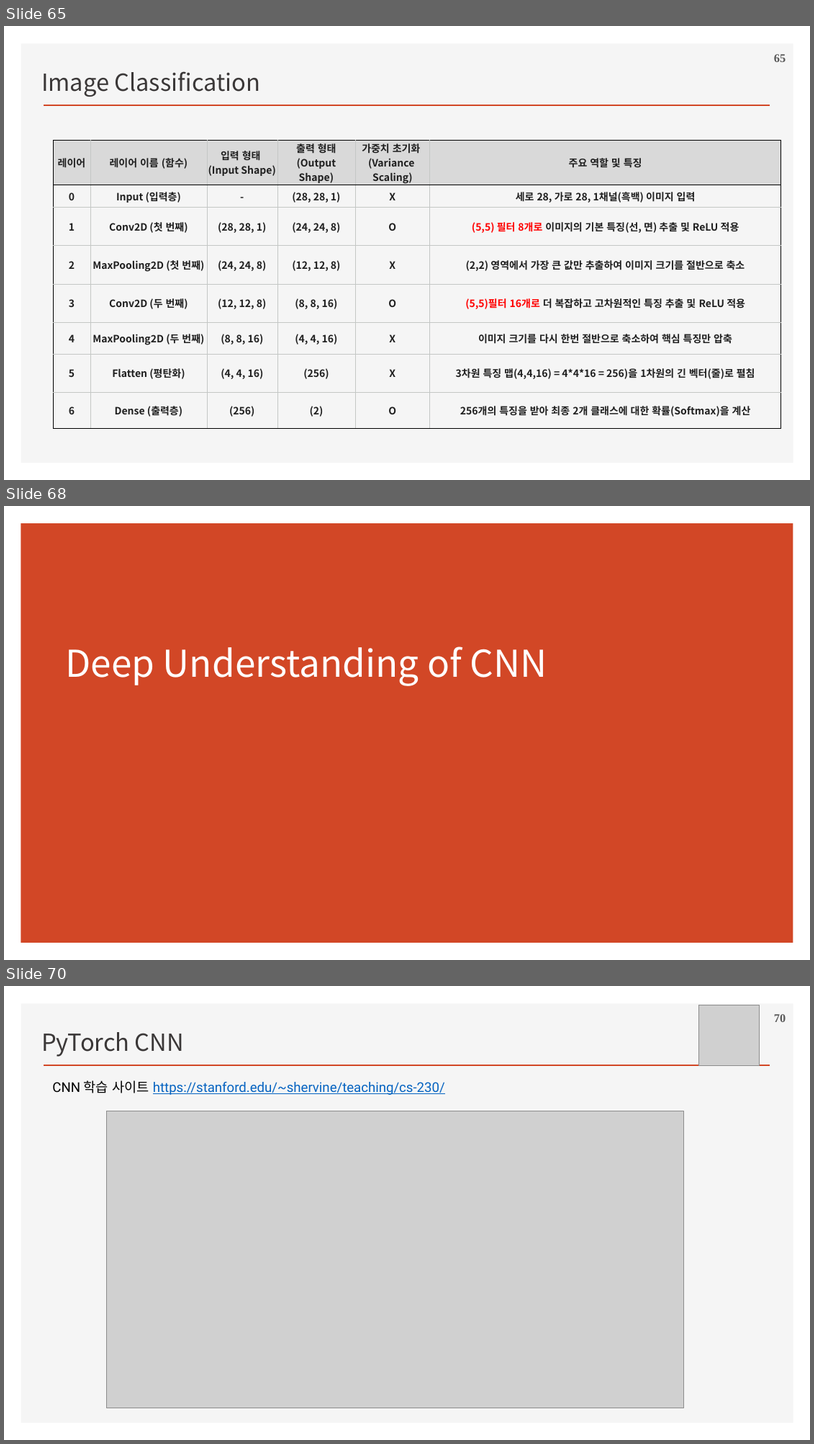
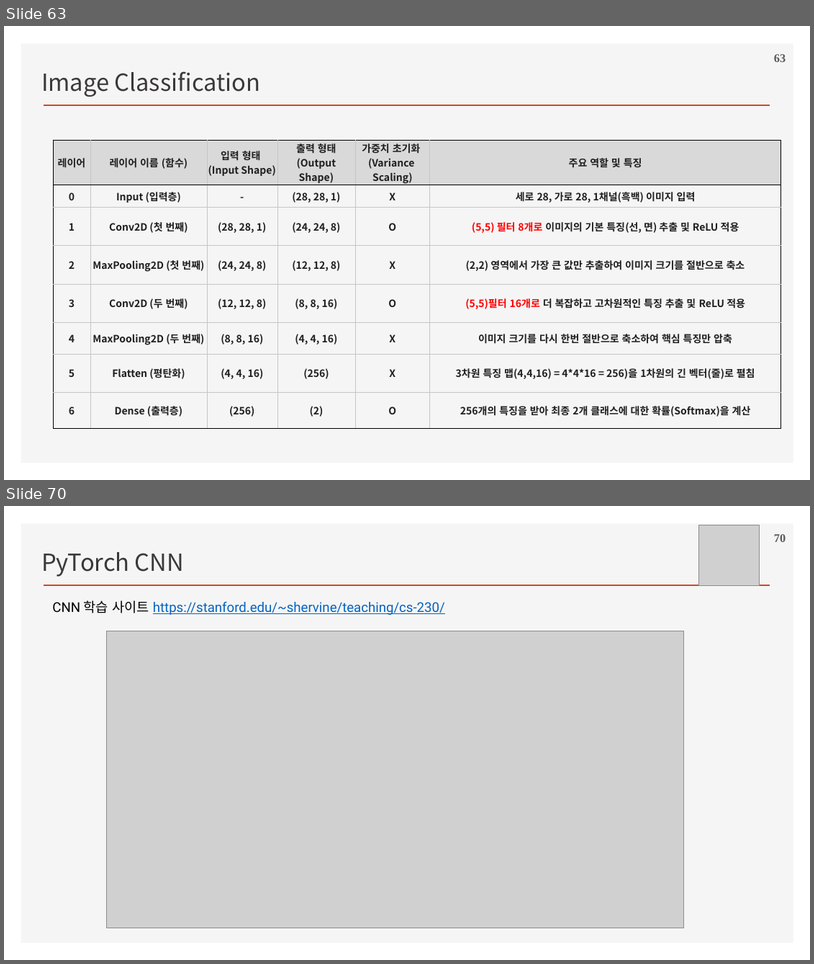
Before and after one commit to ancestor9/2026_Fall_Deep-Learning-with-Python, a slide deck: Chapter 08 Image Classification.pptx. Shown one above the other, each under a label of ours: slides 65, 68 and 70 before the commit, slides 63 and 70 after it; the slides between them are not shown. The pictures are 814x1444 and 814x964 pixels, drawn with LibreOffice and Linux fonts; fonts in the diff are those of the drawing; grey boxes stand for pictures; background and template pictures are left out. Boxes give left, top, right and bottom in pixels: in the first picture for what was removed or moved away, otherwise in the second. Text is boxed around its words. In the diff, an @@ line names an element or a change of style, - is before the commit and + after.

```diff
--- a/Chapter 08 Image Classification.pptx
+++ b/Chapter 08 Image Classification.pptx
@@ slide 68 removed at box(4, 506, 810, 960), background #FFFFFF @@
@@ rectangle removed at box(21, 523, 794, 943) @@
@@ title removed at box(65, 646, 547, 686) @@
-Deep Understanding of CNN
@@ what was slide 65 is now slide 63 @@
@@ page number at box(774, 54, 786, 62): text changed @@
-65
+63
```
Also in this commit, not shown: 6 slides changed, 1 slide added, 5 other slides removed.
